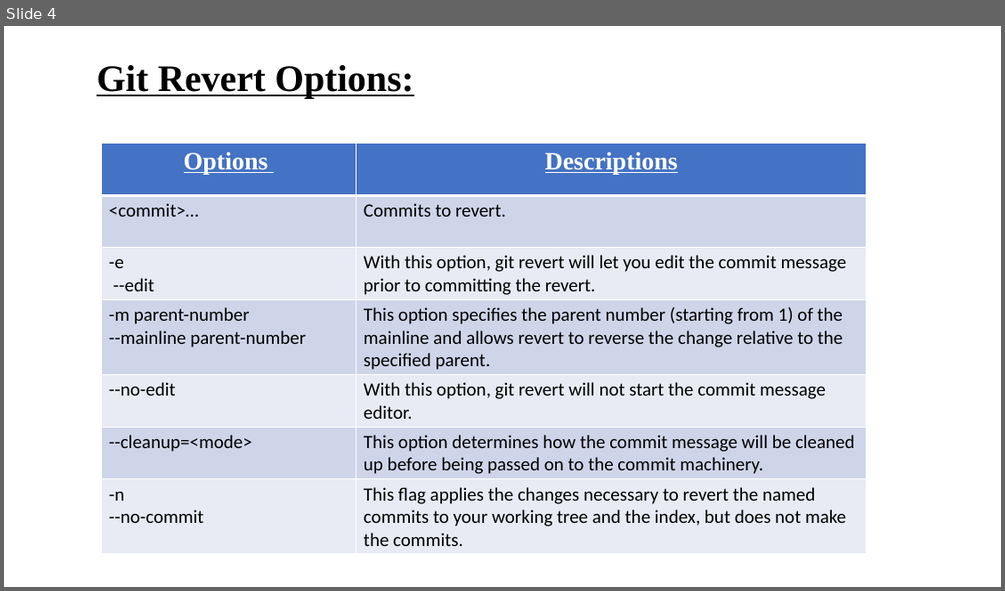
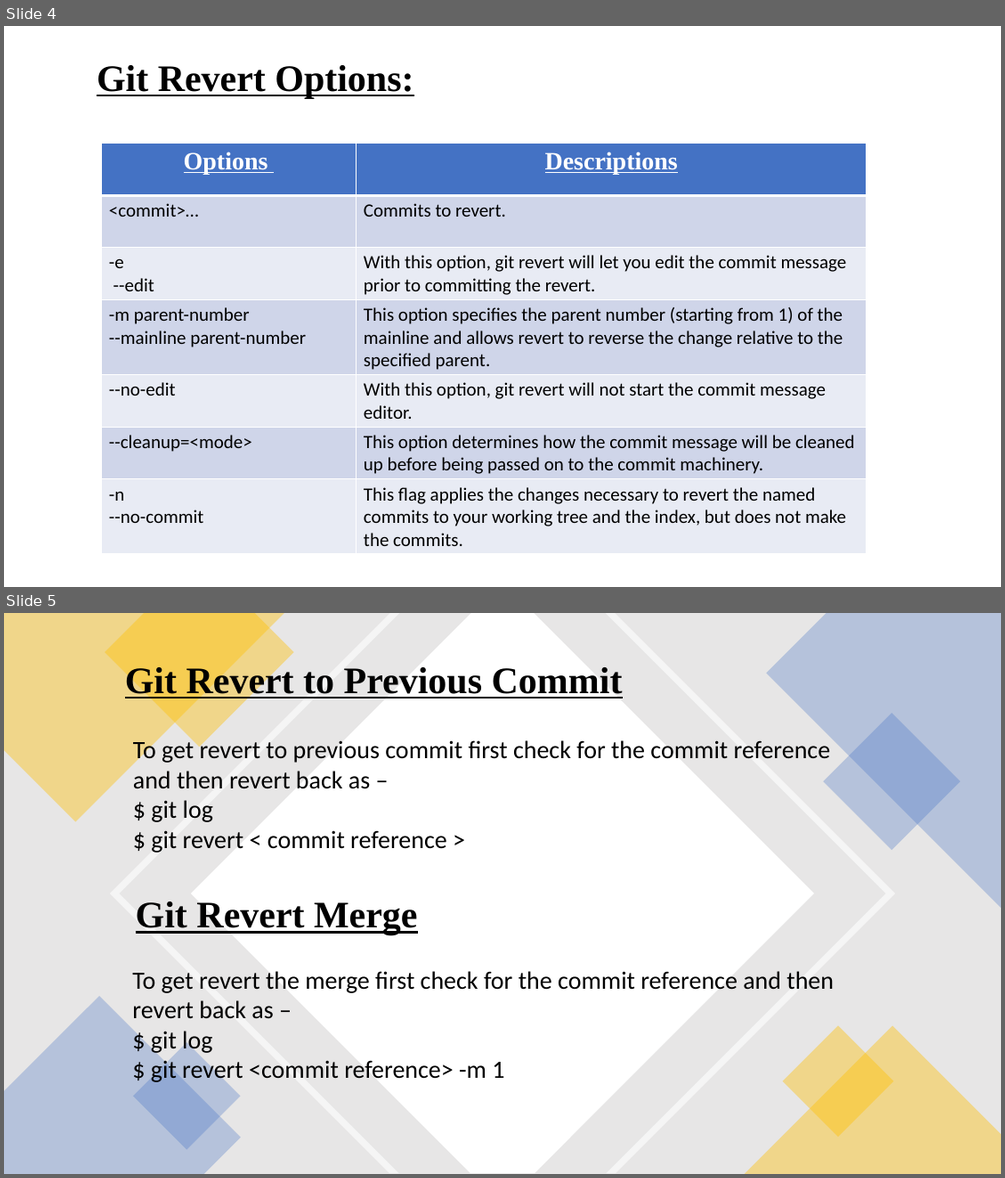
Before and after one commit to MeenakshiGoyal/1472_Git_assignment, a slide deck: Revert.pptx. Shown one above the other, each under a label of ours: slide 4 before the commit, slides 4 and 5 after it. The pictures are 1005x591 and 1005x1178 pixels, drawn with LibreOffice and Linux fonts; fonts in the diff are those of the drawing. Boxes give left, top, right and bottom in pixels: in the first picture for what was removed or moved away, otherwise in the second. Text is boxed around its words. In the diff, an @@ line names an element or a change of style, - is before the commit and + after.

```diff
--- a/Revert.pptx
+++ b/Revert.pptx
@@ slide 5 added at box(4, 613, 1001, 1174), background #FFFFFF @@
@@ rectangle added at box(4, 613, 1001, 1174), fill #E7E6E6 @@
@@ freeform shape added at box(4, 613, 284, 821), fill #FFC000 at 40% opacity @@
@@ freeform shape added at box(105, 613, 294, 747), fill #FFC000 at 40% opacity @@
@@ freeform shape added at box(110, 613, 895, 1174), fill #FFFFFF at 60% opacity @@
@@ freeform shape added at box(191, 613, 814, 1174), fill #FFFFFF @@
@@ freeform shape added at box(766, 613, 1001, 908), fill #4472C4 at 30% opacity @@
@@ text added at box(125, 664, 623, 700), 36 pt, text #000000, bold, underline @@
+Git Revert to Previous Commit
@@ rectangle added at box(823, 713, 961, 850), fill #4472C4 at 30% opacity @@
@@ text added at box(133, 738, 831, 852), 24 pt, text #000000 @@
+To get revert to previous commit first check for the commit reference and then revert back as –
+$ git log
+$ git revert < commit reference >
@@ text added at box(136, 901, 417, 935), 36 pt, text #000000, bold, underline @@
+Git Revert Merge
@@ text added at box(132, 971, 833, 1084), 24 pt, text #000000 @@
+To get revert the merge first check for the commit reference and then revert back as –
+$ git log
+$ git revert <commit reference> -m 1
@@ freeform shape added at box(4, 997, 241, 1174), fill #4472C4 at 30% opacity @@
@@ freeform shape added at box(744, 1026, 1001, 1174), fill #FFC000 at 40% opacity @@
@@ rectangle added at box(783, 1025, 894, 1136), fill #FFC000 at 40% opacity @@
@@ rectangle added at box(133, 1042, 241, 1150), fill #4472C4 at 30% opacity @@
```
Also in this commit, not shown: 3 other slides added.
